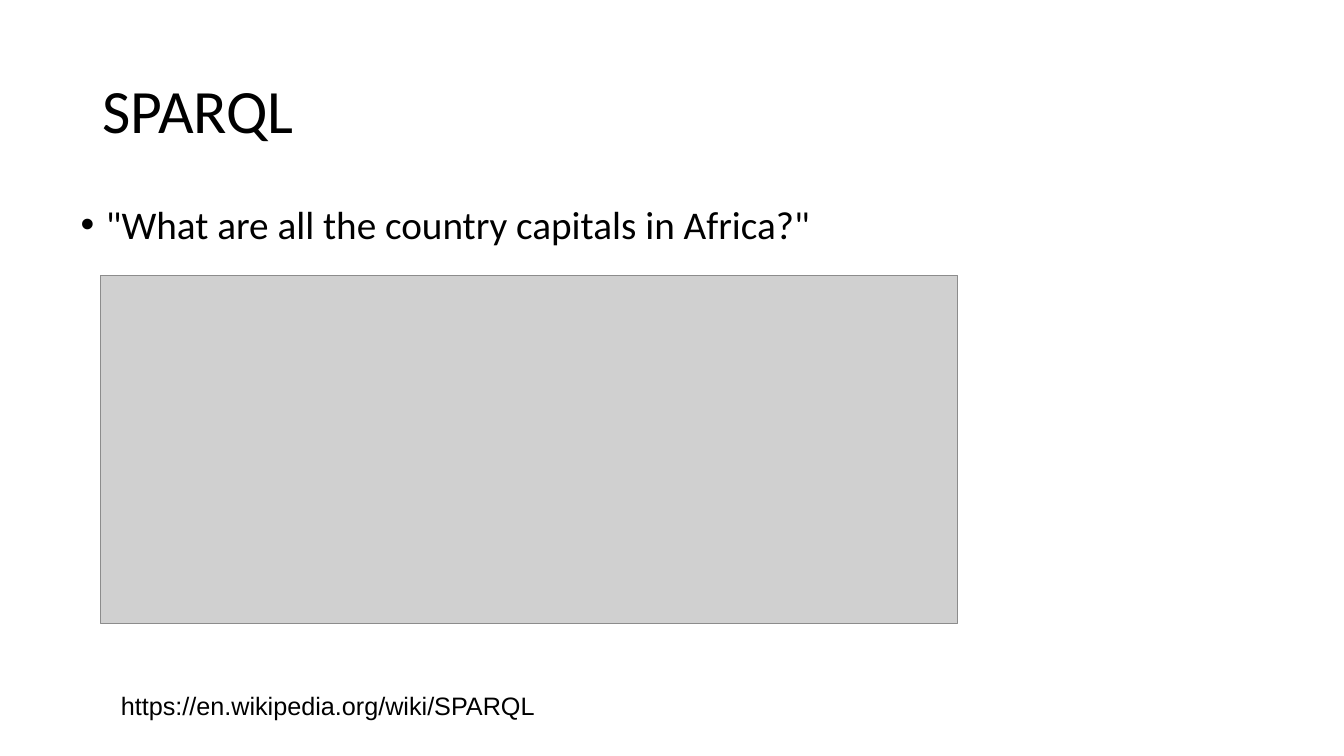
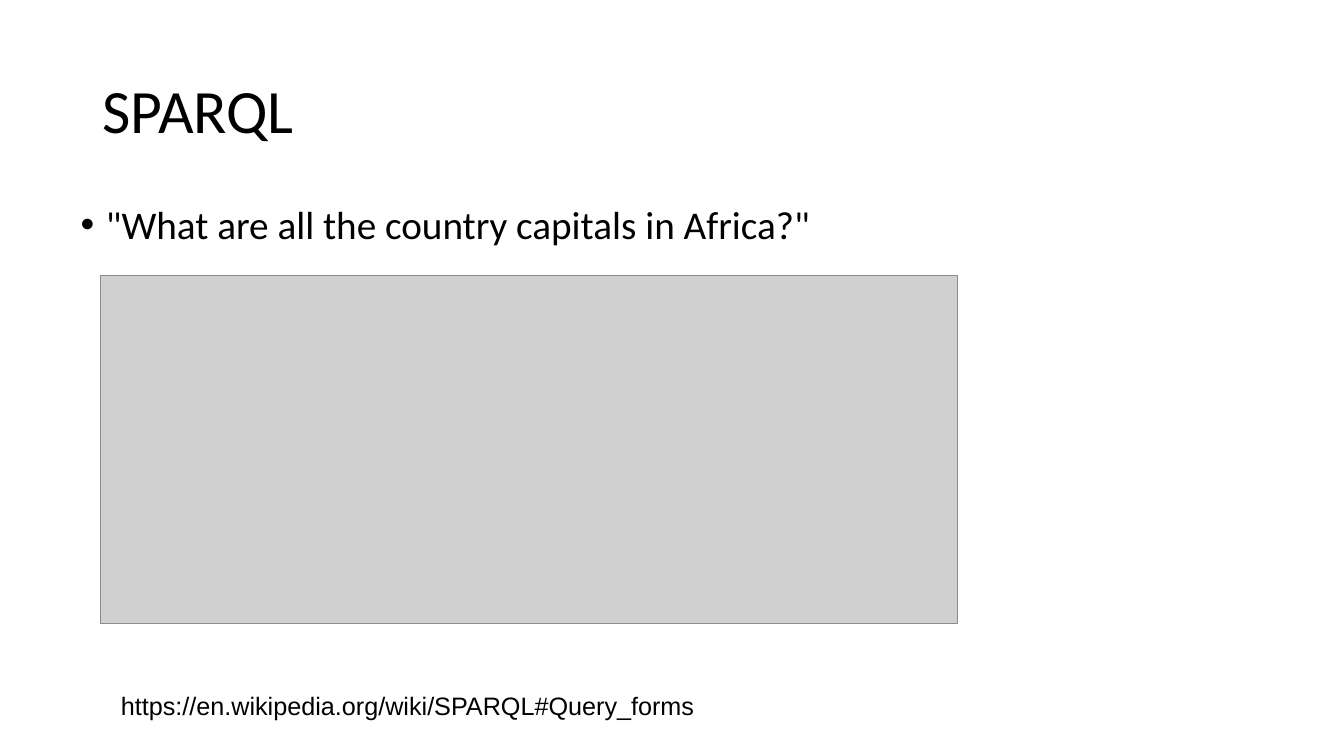
Before and after one commit to sfaria/triplestore_demo, a slide deck: slide 12 of triplestores.odp. Drawn at 1344x756 pixels with LibreOffice and Linux fonts; fonts in the diff are those of the drawing; grey boxes stand for pictures. Boxes give left, top, right and bottom in pixels: in the first picture for what was removed or moved away, otherwise in the second. Text is boxed around its words. In the diff, an @@ line names an element or a change of style, - is before the commit and + after.

```diff
--- a/triplestores.odp
+++ b/triplestores.odp
@@ text at [121,696,694,721]: text changed @@
-https://en.wikipedia.org/wiki/SPARQL
+https://en.wikipedia.org/wiki/SPARQL#Query_forms
```
Also in this commit, not shown: 5 other slides changed, 1 slide added, 1 slide removed, 1 other file.
